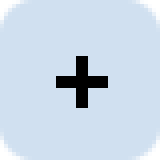
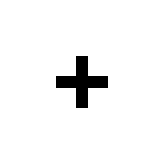
Layers edited between the first and the second 160x160 image:
removed layer "Background" over [0, 0, 160, 160]
